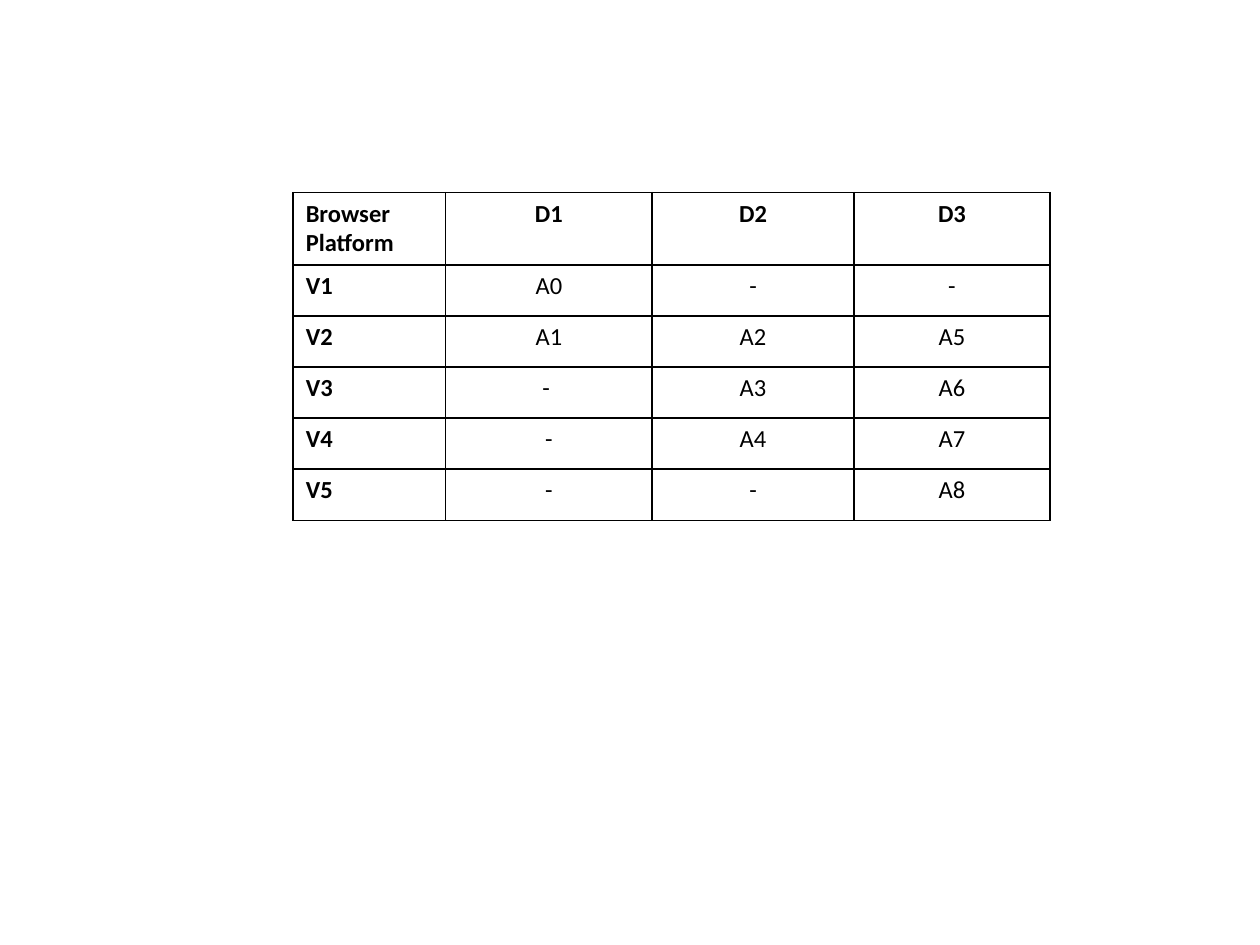
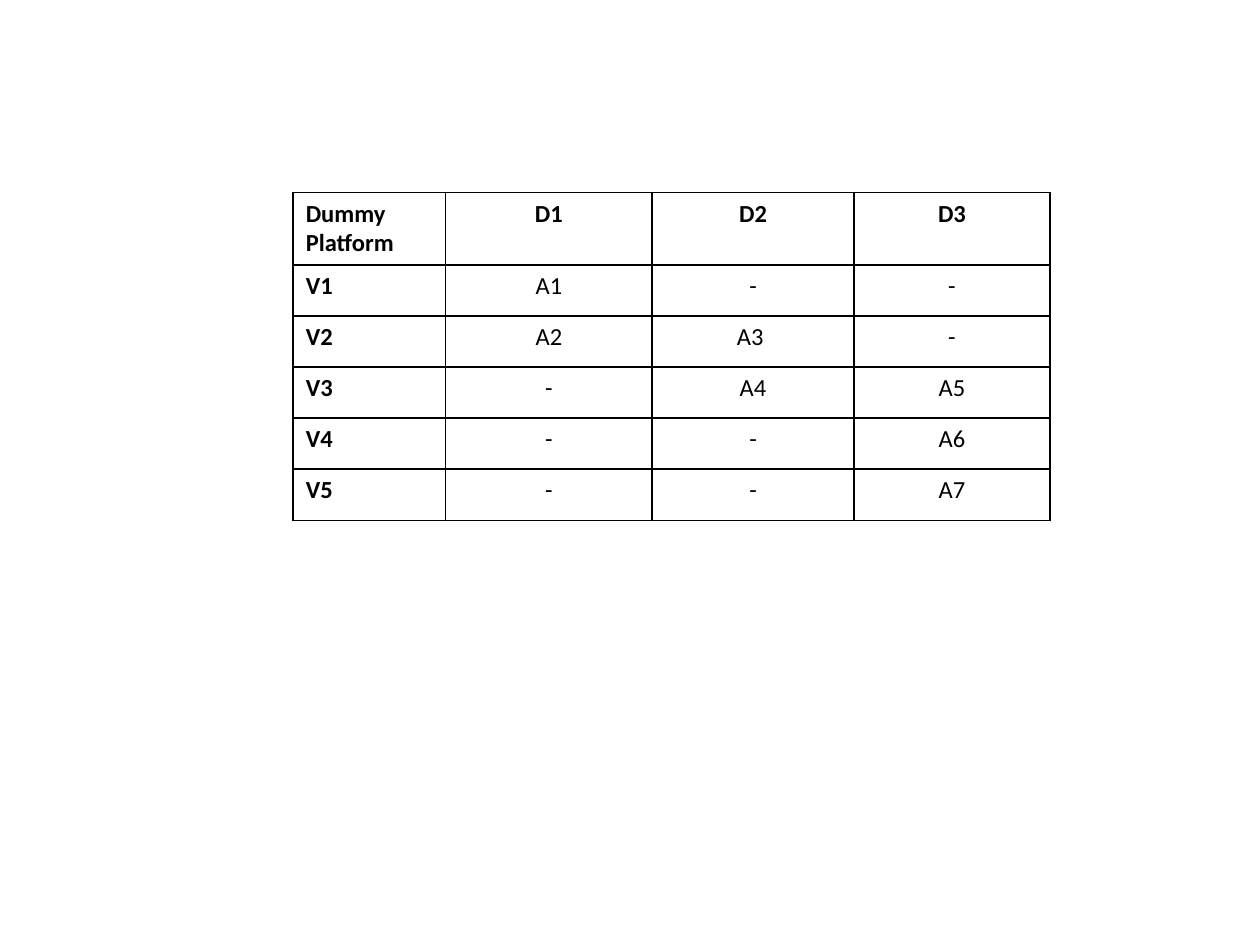
Before and after one commit to reTHINK-project/core-framework, a slide deck: slide 5 of docs/specs/runtime/securityanalysis_figs.pptx (slide 6 before the commit). Drawn at 1260x945 pixels with LibreOffice and Linux fonts; fonts in the diff are those of the drawing. Boxes give left, top, right and bottom in pixels: in the first picture for what was removed or moved away, otherwise in the second. Text is boxed around its words. In the diff, an @@ line names an element or a change of style, - is before the commit and + after.

```diff
--- a/docs/specs/runtime/securityanalysis_figs.pptx
+++ b/docs/specs/runtime/securityanalysis_figs.pptx
@@ table at (294,193,1050,519) @@
-row 1, column 1: Browser Platform
+row 1, column 1: Dummy Platform
-row 2, column 2: A0
+row 2, column 2: A1
-row 3: V2 | A1 | A2 | A5
+row 3: V2 | A2 | A3 | -
-row 4, column 3: A3
+row 4, column 3: A4
-row 4, column 4: A6
+row 4, column 4: A5
-row 5, column 3: A4
+row 5, column 3: -
-row 5, column 4: A7
+row 5, column 4: A6
-row 6, column 4: A8
+row 6, column 4: A7
```
Also in this commit, not shown: 3 other slides changed, 1 slide added, 4 other files.
